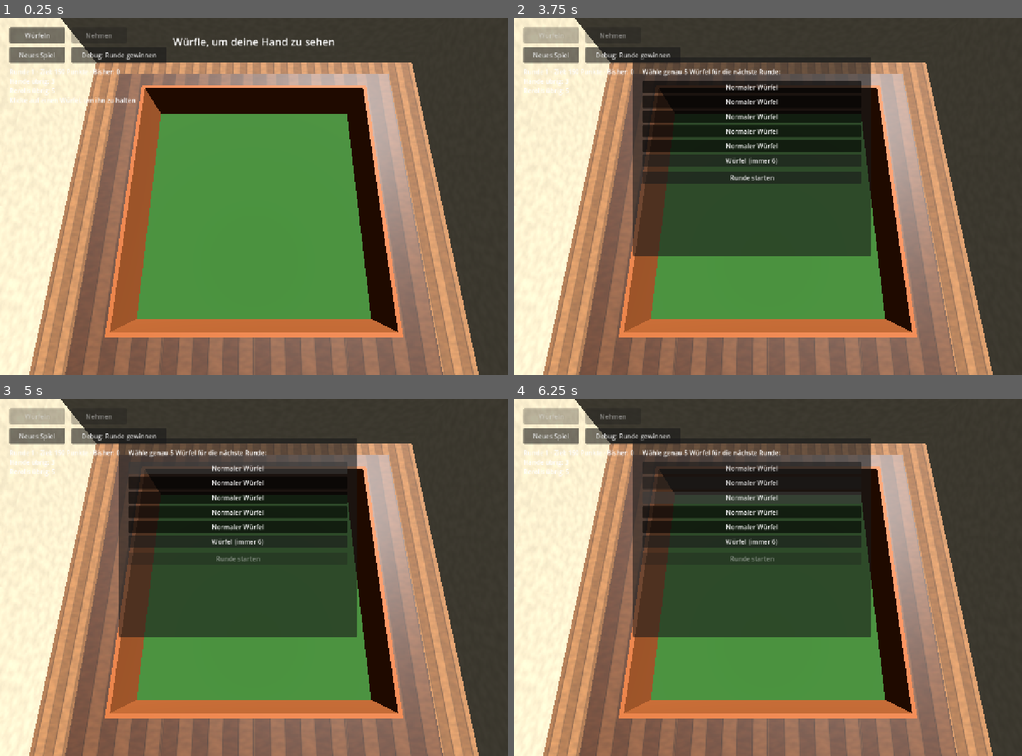
Above: before the commit, frames 1-4 (two rows, left to right).
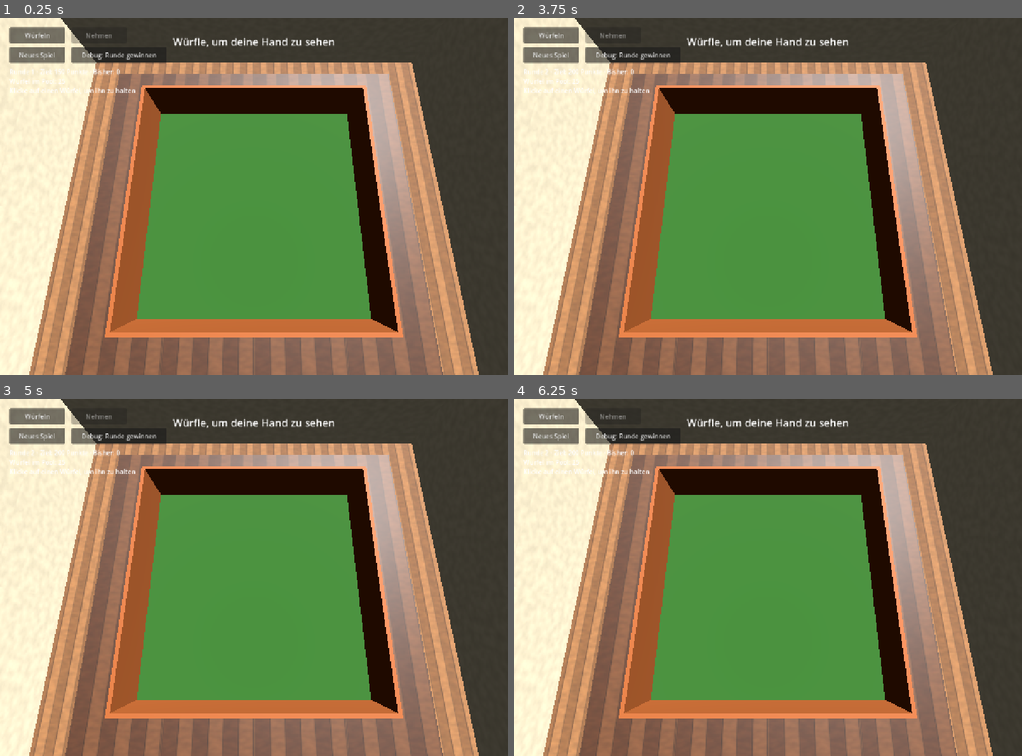
Above: after the commit, the same moments.

Repository: Tristan-Steffen/dice_game
Game: Godot game, scene res://scenes/scene_root.tscn
Two runs of this game, one before a commit and one after it. Both use one fixed random seed, a clock stepped at 60 frames per second and the inputs below.
Inputs (mouse positions are in pixels of both pictures, inside the frame that each line leads up to):
- Up to frame 1 (0.25 s): no input
- Up to frame 2 (3.75 s): click "Würfeln" at 0.5 s; click "Neues Spiel" at 1.25 s; click "Neues Spiel" at 2 s; click "Debug: Runde gewinnen" at 2.75 s; click "Würfel: immer 6" at 3.5 s
- Up to frame 3 (5 s): click (238, 466) at 4.25 s, where only the run before the commit has a clickable "Normaler Würfel"
- Up to frame 4 (6.25 s): click (752, 484) at 5 s, where only the run before the commit has a clickable "Normaler Würfel"; click (752, 498) at 5.75 s, where only the run before the commit has a clickable "Normaler Würfel"

The runs differ from the first frame. In frame 1, 0.3% of the frame differs, in the area x 2-27%, y 17-24%; in frame 2, 23%; in frame 3, 24%, in the area x 1-71%, y 2-67%; in frame 4, 24%.

Commit message:
Replace hands/rerolls counters with a fixed 30-die pool
Instead of tracking "3 hands" and "5 shared rerolls" separately, the
player now has one persistent 30-slot dice pool (starts all "normal").
Each round shuffles a working copy of it; starting a hand draws 5,
and rerolling discards whichever dice aren't held and draws fresh
replacements from the same pool - discarded dice never return. A
round ends the moment the pool can't supply a full hand of 5 anymore,
so there's nothing left to track beyond "how many dice remain".

Buying a die in the shop now replaces a random pool slot (preferring
an existing "normal" one) instead of growing a separate owned-dice
list, so the pool always stays exactly 30. This also removes the
"pick 5 of your dice" screen between rounds entirely, since the pool
handles that automatically.

Diff:
--- a/scenes/scene_root.gd
+++ b/scenes/scene_root.gd
@@ -1,12 +1,14 @@
 extends Node3D
-## Spielablauf-Koordinator: Rundenziele, Shop, Würfelauswahl und UI-Verdrahtung.
+## Spielablauf-Koordinator: Rundenziele, Shop, Würfel-Pool und UI-Verdrahtung.
 ## Wertung: KniffelScoring · Würfelphysik: DiceController · Look: PageStyle.
 ##
-## Balatro-artiger Ablauf: pro Runde gibt es 3 Hände zum Nehmen und 5 Rerolls,
-## die sich alle Hände einer Runde teilen. Jede Hand beginnt mit einem
-## kostenlosen ersten Wurf; jeder weitere Wurf innerhalb der Hand kostet einen
-## der gemeinsamen Rerolls. "Nehmen" verbucht die aktuell beste Hand
-## (automatisch ermittelt) und schließt die Hand ab.
+## Würfel-Pool statt Hände-/Reroll-Zähler: die Sammlung besteht aus fest 30
+## Würfeln (anfangs alle "normal"; ein Shop-Kauf ersetzt einen zufälligen
+## bestehenden Eintrag durch den neuen Spezialwürfel, der Pool bleibt also
+## immer 30 groß). Zu Rundenbeginn wird der Pool gemischt; jede neue Hand
+## zieht 5 Würfel daraus. Wer beim Rerollen einen Würfel aussortiert, bekommt
+## dafür einen frischen aus dem Pool - der aussortierte kommt nicht zurück.
+## Die Runde endet, sobald der Pool keine volle Hand mehr hergibt.
 
 @export var throw_force: float = 12.0
 @export var spin_strength: float = 10.0
@@ -14,20 +16,19 @@
 @export var rest_angular_threshold: float = 0.05
 @export var rest_time_required: float = 0.5
 
-const MAX_HANDS := 3
-const MAX_REROLLS := 5
+const POOL_SIZE := 30
+const HAND_SIZE := 5
 const BASE_GOAL := 150
 const GOAL_INCREMENT := 50
 
-enum GameState { PLAYING, SHOP, SELECT_DICE, GAME_OVER }
+enum GameState { PLAYING, SHOP, GAME_OVER }
 
 @onready var throw_button: Button = $UI/ThrowButton
 @onready var take_button: Button = $UI/TakeButton
 @onready var reset_button: Button = $UI/ResetButton
 @onready var debug_win_round_button: Button = $UI/DebugWinRoundButton
 @onready var round_label: Label = $UI/RoundLabel
-@onready var hands_label: Label = $UI/HandsLabel
-@onready var rerolls_label: Label = $UI/RerollsLabel
+@onready var pool_label: Label = $UI/PoolLabel
 @onready var hint_label: Label = $UI/HintLabel
 @onready var hand_label: Label = $UI/HandLabel
 
@@ -36,10 +37,6 @@
 @onready var shop_button_5: Button = $UI/ShopPanel/VBoxContainer/Button5
 @onready var shop_button_4: Button = $UI/ShopPanel/VBoxContainer/Button4
 
-@onready var dice_select_panel: Panel = $UI/DiceSelectPanel
-@onready var dice_toggle_list: VBoxContainer = $UI/DiceSelectPanel/VBoxContainer/DiceToggleList
-@onready var start_round_button: Button = $UI/DiceSelectPanel/VBoxContainer/StartRoundButton
-
 @onready var game_over_panel: Panel = $UI/GameOverPanel
 @onready var game_over_label: Label = $UI/GameOverPanel/VBoxContainer/GameOverLabel
 
@@ -47,16 +44,15 @@
 
 var is_rolling: bool = false
 var has_rolled_current_hand: bool = false
-var hands_left: int = MAX_HANDS
-var rerolls_left: int = MAX_REROLLS
 var hand_total: int = 0
 
 var game_state: GameState = GameState.PLAYING
-var owned_dice: Array[String] = []
 var round_number: int = 1
 var round_goal: int = BASE_GOAL
-var dice_select_selected: Array[bool] = []
-var dice_toggle_buttons: Array[Button] = []
+
+var owned_pool: Array[String] = []  # persistente Sammlung, immer genau POOL_SIZE Einträge
+var round_pool: Array[String] = []  # gemischter Rest-Pool der laufenden Runde
+var active_kinds: Array[String] = []  # aktuell den 5 Würfel-Slots zugewiesene Arten
 
 func _ready() -> void:
 	var roots: Array[Node3D] = [$Dice1, $Dice2, $Dice3, $Dice4, $Dice5]
@@ -79,7 +75,6 @@
 	shop_button_6.pressed.connect(_on_shop_choice.bind("fixed_6"))
 	shop_button_5.pressed.connect(_on_shop_choice.bind("fixed_5"))
 	shop_button_4.pressed.connect(_on_shop_choice.bind("fixed_4"))
-	start_round_button.pressed.connect(_on_start_round_pressed)
 	debug_win_round_button.pressed.connect(_on_debug_win_round_pressed)
 
 	_reset_game()
@@ -103,7 +98,7 @@
 		dice.set_held(index, not dice.held[index])
 
 func _can_toggle_hold() -> bool:
-	return game_state == GameState.PLAYING and not is_rolling and has_rolled_current_hand and rerolls_left > 0
+	return game_state == GameState.PLAYING and not is_rolling and has_rolled_current_hand and not round_pool.is_empty()
 
 func _pick_die_index(screen_pos: Vector2) -> int:
 	var camera := get_viewport().get_camera_3d()
@@ -124,11 +119,14 @@
 func _on_throw_button_pressed() -> void:
 	if game_state != GameState.PLAYING or is_rolling:
 		return
-	if has_rolled_current_hand and rerolls_left <= 0:
-		return
-
 	if has_rolled_current_hand:
-		rerolls_left -= 1
+		if round_pool.is_empty():
+			return
+		# Reroll: nicht gehaltene Würfel aussortieren, Ersatz aus dem Pool ziehen.
+		for i in dice.count():
+			if not dice.held[i] and not round_pool.is_empty():
+				active_kinds[i] = round_pool.pop_back()
+		dice.set_slot_kinds(active_kinds)
 
 	is_rolling = true
 	throw_button.disabled = true
@@ -140,7 +138,7 @@
 	is_rolling = false
 	has_rolled_current_hand = true
 	take_button.disabled = false
-	throw_button.disabled = rerolls_left <= 0
+	throw_button.disabled = round_pool.is_empty()
 	_refresh_ui()
 
 func _on_take_button_pressed() -> void:
@@ -149,9 +147,8 @@
 
 	var hand := KniffelScoring.best_hand(dice.values)
 	hand_total += hand["score"]
-	hands_left -= 1
-
-	if hands_left <= 0:
+
+	if round_pool.size() < HAND_SIZE:
 		_on_round_complete()
 	else:
 		_start_new_hand()
@@ -162,28 +159,38 @@
 func _reset_game() -> void:
 	is_rolling = false
 	game_state = GameState.PLAYING
-	owned_dice = ["normal", "normal", "normal", "normal", "normal"]
-	dice.set_slot_kinds(owned_dice)
+	owned_pool.clear()
+	for i in POOL_SIZE:
+		owned_pool.append("normal")
 	round_number = 1
 	round_goal = BASE_GOAL
 	shop_panel.visible = false
-	dice_select_panel.visible = false
 	game_over_panel.visible = false
 	_set_gameplay_ui_visible(true)
 	_start_new_round()
 
 func _start_new_round() -> void:
-	hands_left = MAX_HANDS
-	rerolls_left = MAX_REROLLS
+	round_pool = owned_pool.duplicate()
+	round_pool.shuffle()
 	hand_total = 0
 	_start_new_hand()
 
 func _start_new_hand() -> void:
 	has_rolled_current_hand = false
+	active_kinds = _draw_from_pool(HAND_SIZE)
+	dice.set_slot_kinds(active_kinds)
 	dice.reset()
 	throw_button.disabled = false
 	take_button.disabled = true
 	_refresh_ui()
+
+func _draw_from_pool(n: int) -> Array[String]:
+	var drawn: Array[String] = []
+	for i in n:
+		if round_pool.is_empty():
+			break
+		drawn.append(round_pool.pop_back())
+	return drawn
 
 func _on_round_complete() -> void:
 	throw_button.disabled = true
@@ -216,79 +223,29 @@
 func _on_shop_choice(kind: String) -> void:
 	if game_state != GameState.SHOP:
 		return
-	owned_dice.append(kind)
+	_replace_pool_entry(kind)
 	round_number += 1
 	round_goal += GOAL_INCREMENT
 	shop_panel.visible = false
-	game_state = GameState.SELECT_DICE
-	_show_dice_select()
-
-func _show_dice_select() -> void:
-	for child in dice_toggle_list.get_children():
-		child.queue_free()
-	dice_toggle_buttons.clear()
-	dice_select_selected.clear()
-
-	for i in owned_dice.size():
-		dice_select_selected.append(i < 5)
-
-	for i in owned_dice.size():
-		var btn := Button.new()
-		btn.toggle_mode = true
-		btn.button_pressed = dice_select_selected[i]
-		btn.text = _dice_kind_label(owned_dice[i])
-		btn.toggled.connect(_on_dice_toggle.bind(i))
-		dice_toggle_list.add_child(btn)
-		dice_toggle_buttons.append(btn)
-
-	dice_select_panel.visible = true
-	_refresh_dice_select_ui()
-
-func _dice_kind_label(kind: String) -> String:
-	match kind:
-		"fixed_6":
-			return "Würfel (immer 6)"
-		"fixed_5":
-			return "Würfel (immer 5)"
-		"fixed_4":
-			return "Würfel (immer 4)"
-		_:
-			return "Normaler Würfel"
-
-func _on_dice_toggle(is_pressed: bool, index: int) -> void:
-	var selected_count := 0
-	for v in dice_select_selected:
-		if v:
-			selected_count += 1
-
-	if is_pressed:
-		if selected_count >= 5:
-			dice_toggle_buttons[index].button_pressed = false
-			return
-		dice_select_selected[index] = true
-	else:
-		dice_select_selected[index] = false
-
-	_refresh_dice_select_ui()
-
-func _refresh_dice_select_ui() -> void:
-	var selected_count := 0
-	for v in dice_select_selected:
-		if v:
-			selected_count += 1
-	start_round_button.disabled = selected_count != 5
-
-func _on_start_round_pressed() -> void:
-	var chosen: Array[String] = []
-	for i in owned_dice.size():
-		if dice_select_selected[i]:
-			chosen.append(owned_dice[i])
-	dice.set_slot_kinds(chosen)
-
-	dice_select_panel.visible = false
 	game_state = GameState.PLAYING
 	_set_gameplay_ui_visible(true)
 	_start_new_round()
+
+## Ersetzt einen zufälligen Pool-Eintrag durch den neu gekauften Würfel
+## (bevorzugt einen "normalen", damit bereits gekaufte Spezialwürfel nicht
+## versehentlich wieder verdrängt werden). Der Pool bleibt immer POOL_SIZE groß.
+func _replace_pool_entry(kind: String) -> void:
+	var normal_indices: Array[int] = []
+	for i in owned_pool.size():
+		if owned_pool[i] == "normal":
+			normal_indices.append(i)
+
+	var target_index: int
+	if not normal_indices.is_empty():
+		target_index = normal_indices[randi() % normal_indices.size()]
+	else:
+		target_index = randi() % owned_pool.size()
+	owned_pool[target_index] = kind
 
 func _show_game_over(total: int) -> void:
 	game_over_label.text = "Ziel verfehlt: %d / %d Punkte.\nSpiel vorbei – klicke 'Neues Spiel' zum Neustart." % [total, round_goal]
@@ -297,8 +254,7 @@
 
 func _refresh_ui() -> void:
 	round_label.text = "Runde %d · Ziel: %d Punkte · Bisher: %d" % [round_number, round_goal, hand_total]
-	hands_label.text = "Hände übrig: %d" % hands_left
-	rerolls_label.text = "Rerolls übrig: %d" % rerolls_left
+	pool_label.text = "Würfel im Pool: %d" % round_pool.size()
 
 	if not has_rolled_current_hand:
 		hand_label.text = "Würfle, um deine Hand zu sehen"
@@ -309,4 +265,4 @@
 		for v in dice.values:
 			value_strings.append(str(v))
 		hand_label.text = "%s  →  %s ×%d  =  %d Punkte" % [" ".join(value_strings), hand["label"], hand["mult"], hand["score"]]
-		throw_button.text = "Neu würfeln (%d)" % rerolls_left
+		throw_button.text = "Neu würfeln"
--- a/scenes/scene_root.tscn
+++ b/scenes/scene_root.tscn
@@ -90,25 +90,18 @@
 offset_bottom = 148.0
 text = "Runde 1 · Ziel: 150 Punkte"
 
-[node name="HandsLabel" type="Label" parent="UI" unique_id=1734005890]
+[node name="PoolLabel" type="Label" parent="UI" unique_id=1734005890]
 offset_left = 24.0
 offset_top = 148.0
 offset_right = 264.0
 offset_bottom = 172.0
-text = "Hände übrig: 3"
-
-[node name="RerollsLabel" type="Label" parent="UI"]
+text = "Würfel im Pool: 30"
+
+[node name="HintLabel" type="Label" parent="UI" unique_id=241729091]
 offset_left = 24.0
 offset_top = 172.0
-offset_right = 264.0
+offset_right = 424.0
 offset_bottom = 196.0
-text = "Rerolls übrig: 5"
-
-[node name="HintLabel" type="Label" parent="UI" unique_id=241729091]
-offset_left = 24.0
-offset_top = 196.0
-offset_right = 424.0
-offset_bottom = 220.0
 text = "Klicke auf einen Würfel, um ihn zu halten"
 
 [node name="GameLogIcon" type="Button" parent="UI" unique_id=1280906586]
@@ -191,35 +184,6 @@
 layout_mode = 2
 text = "Würfel: immer 4"
 
-[node name="DiceSelectPanel" type="Panel" parent="UI" unique_id=1318098426]
-visible = false
-offset_left = 300.0
-offset_top = 100.0
-offset_right = 900.0
-offset_bottom = 600.0
-
-[node name="VBoxContainer" type="VBoxContainer" parent="UI/DiceSelectPanel" unique_id=2087985470]
-layout_mode = 0
-offset_left = 24.0
-offset_top = 24.0
-offset_right = 576.0
-offset_bottom = 476.0
-theme_override_constants/separation = 12
-
-[node name="TitleLabel" type="Label" parent="UI/DiceSelectPanel/VBoxContainer" unique_id=517788701]
-layout_mode = 2
-text = "Wähle genau 5 Würfel für die nächste Runde:"
-autowrap_mode = 2
-
-[node name="DiceToggleList" type="VBoxContainer" parent="UI/DiceSelectPanel/VBoxContainer" unique_id=1487867599]
-layout_mode = 2
-theme_override_constants/separation = 6
-
-[node name="StartRoundButton" type="Button" parent="UI/DiceSelectPanel/VBoxContainer" unique_id=1282941420]
-layout_mode = 2
-disabled = true
-text = "Runde starten"
-
 [node name="GameOverPanel" type="Panel" parent="UI" unique_id=325311000]
 visible = false
 offset_left = 350.0
